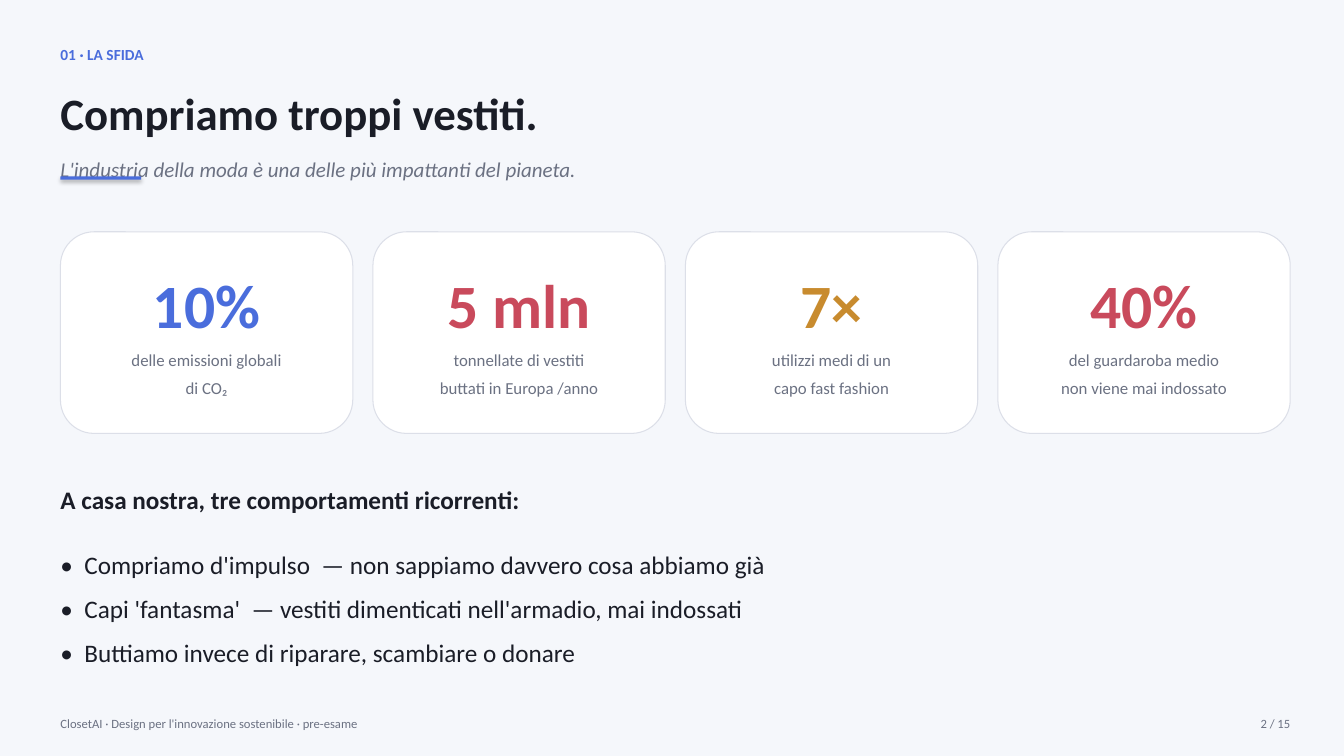
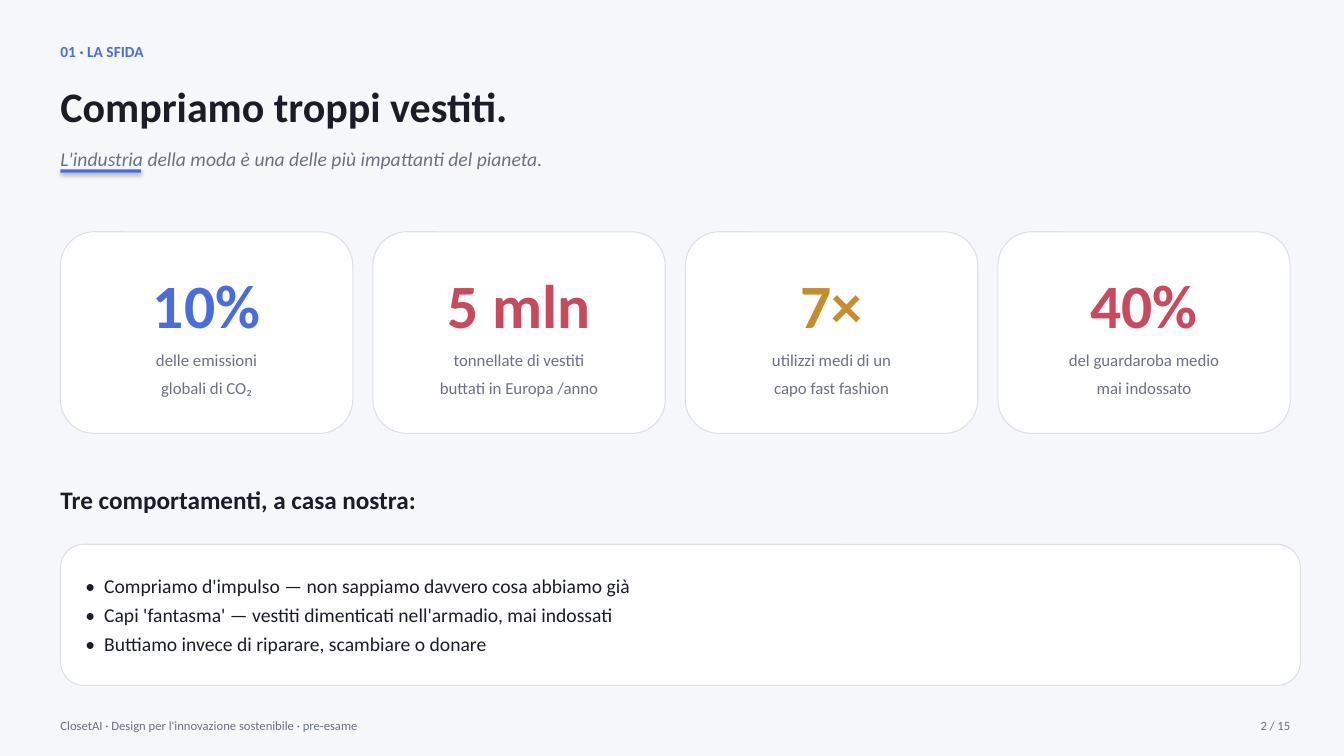
Before and after one commit to dibenedetto/closet-ai, a slide deck: slide 2 of docs/presentation.pptx. Drawn at 1344x756 pixels with LibreOffice and Linux fonts; fonts in the diff are those of the drawing. Boxes give left, top, right and bottom in pixels: in the first picture for what was removed or moved away, otherwise in the second. Text is boxed around its words. In the diff, an @@ line names an element or a change of style, - is before the commit and + after.

```diff
--- a/docs/presentation.pptx
+++ b/docs/presentation.pptx
@@ text "Compriamo troppi vestiti." at (60, 92, 507, 129): size 32 to 30 pt @@
@@ text "L'industria della moda è una ...": place and size @@
-text "L'industria della moda è una ..." at (60, 162, 576, 181)
+text "L'industria della moda è una ..." at (60, 152, 542, 172)
@@ text "L'industria della moda è una ..." at (60, 152, 542, 172): size 15 to 14 pt @@
@@ rectangle: place and size @@
-rectangle at (60, 176, 141, 179)
+rectangle at (60, 169, 141, 172)
@@ text in rounded rectangle at (1069, 354, 1219, 394): text changed @@
-del guardaroba medio
-non viene mai indossato
+del guardaroba medio
+mai indossato
@@ text at (60, 491, 415, 513): text changed @@
-A casa nostra, tre comportamenti ricorrenti:
+Tre comportamenti, a casa nostra:
@@ rounded rectangle "• Compriamo d'impulso — non ...": place and size @@
-rounded rectangle "• Compriamo d'impulso — non ..." at (84, 556, 765, 666)
+rounded rectangle "• Compriamo d'impulso — non ..." at (60, 544, 1301, 686)
@@ rounded rectangle "• Compriamo d'impulso — non ..." at (60, 544, 1301, 686): size 18 to 14 pt; less space between paragraphs; vertical alignment top to middle; fill none to #FFFFFF; outline none to #DCDFE8 0.75 pt @@
```
Also in this commit, not shown: 12 other slides changed, 2 slides added, 2 slides removed, 2 other files.
